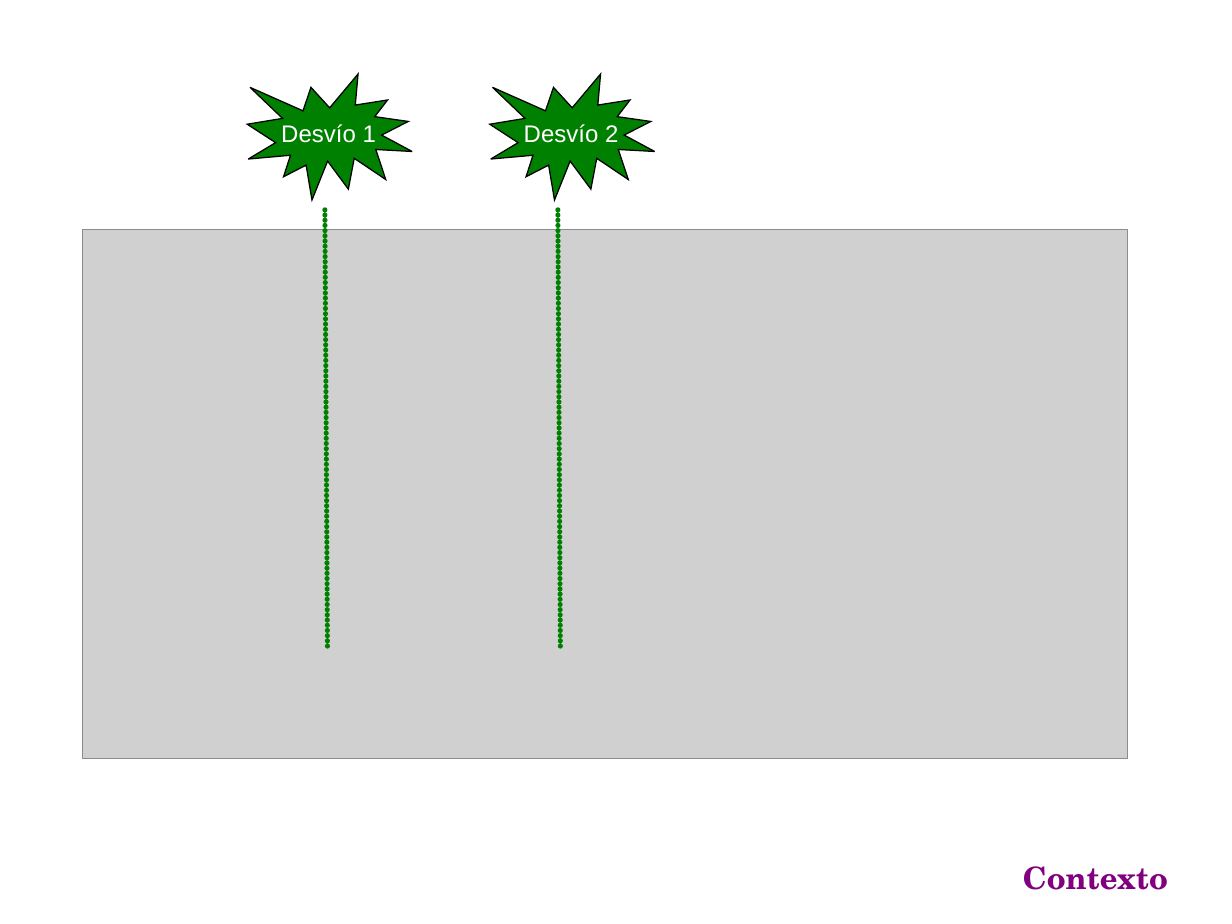
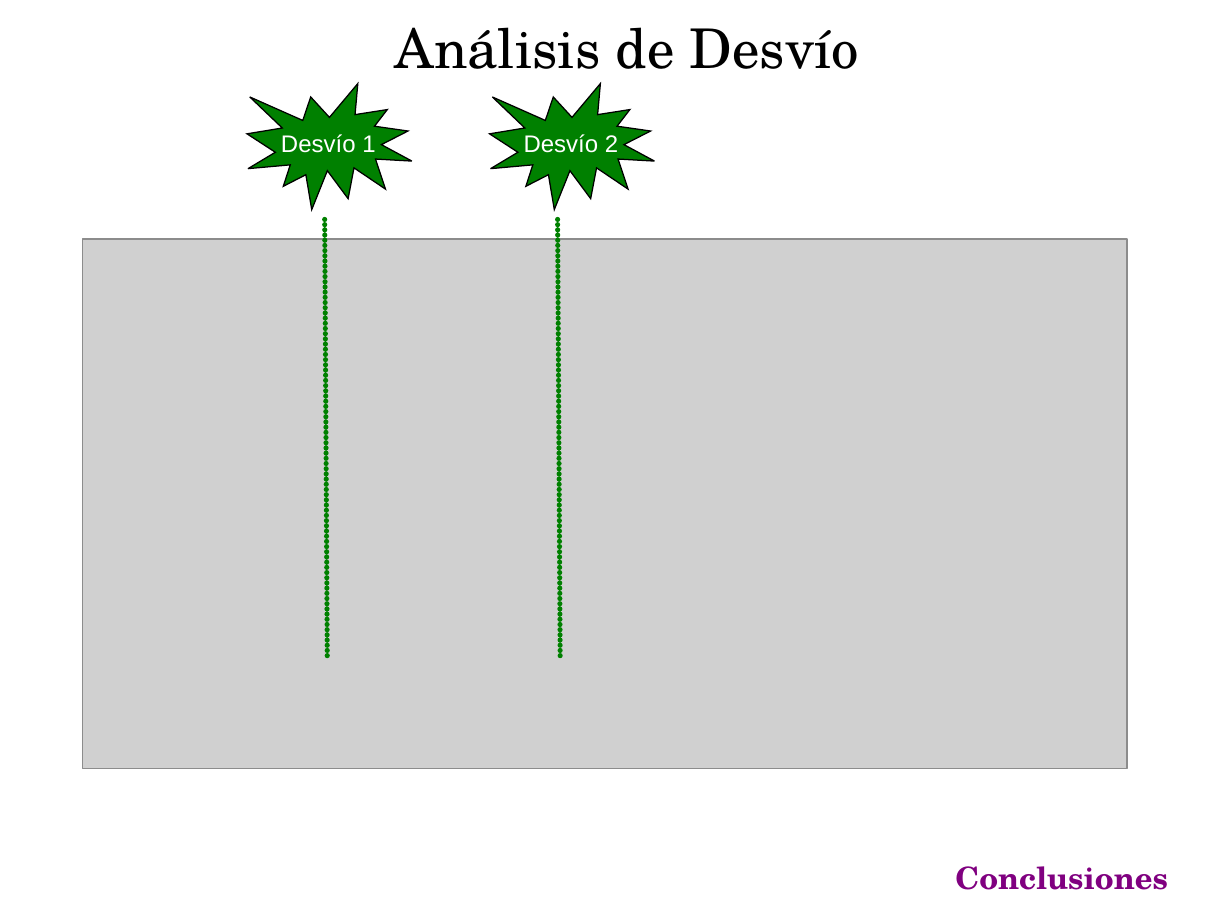
Before and after one commit to emmanuelfls371/softmart7547, a slide deck: slide 22 of docs/CarpetaEntrega/PresFinal.ppt (slide 24 before the commit). Drawn at 1232x924 pixels with LibreOffice and Linux fonts; fonts in the diff are those of the drawing; grey boxes stand for pictures; background and template pictures are left out. Boxes give left, top, right and bottom in pixels: in the first picture for what was removed or moved away, otherwise in the second. Text is boxed around its words. In the diff, an @@ line names an element or a change of style, - is before the commit and + after.

```diff
--- a/docs/CarpetaEntrega/PresFinal.ppt
+++ b/docs/CarpetaEntrega/PresFinal.ppt
@@ text added at (x1=395, y1=27, x2=859, y2=84), 32 pt, text #000000 @@
+Análisis de Desvío
@@ 2 irregular seals, 2 lines, 1 picture moved together from (x1=83, y1=74, x2=1127, y2=759) to (x1=83, y1=84, x2=1127, y2=769) @@
@@ text at (x1=955, y1=866, x2=1168, y2=890): text changed @@
-Contexto
+Conclusiones
```
Also in this commit, not shown: 17 other slides changed, 6 slides added, 10 slides removed.
